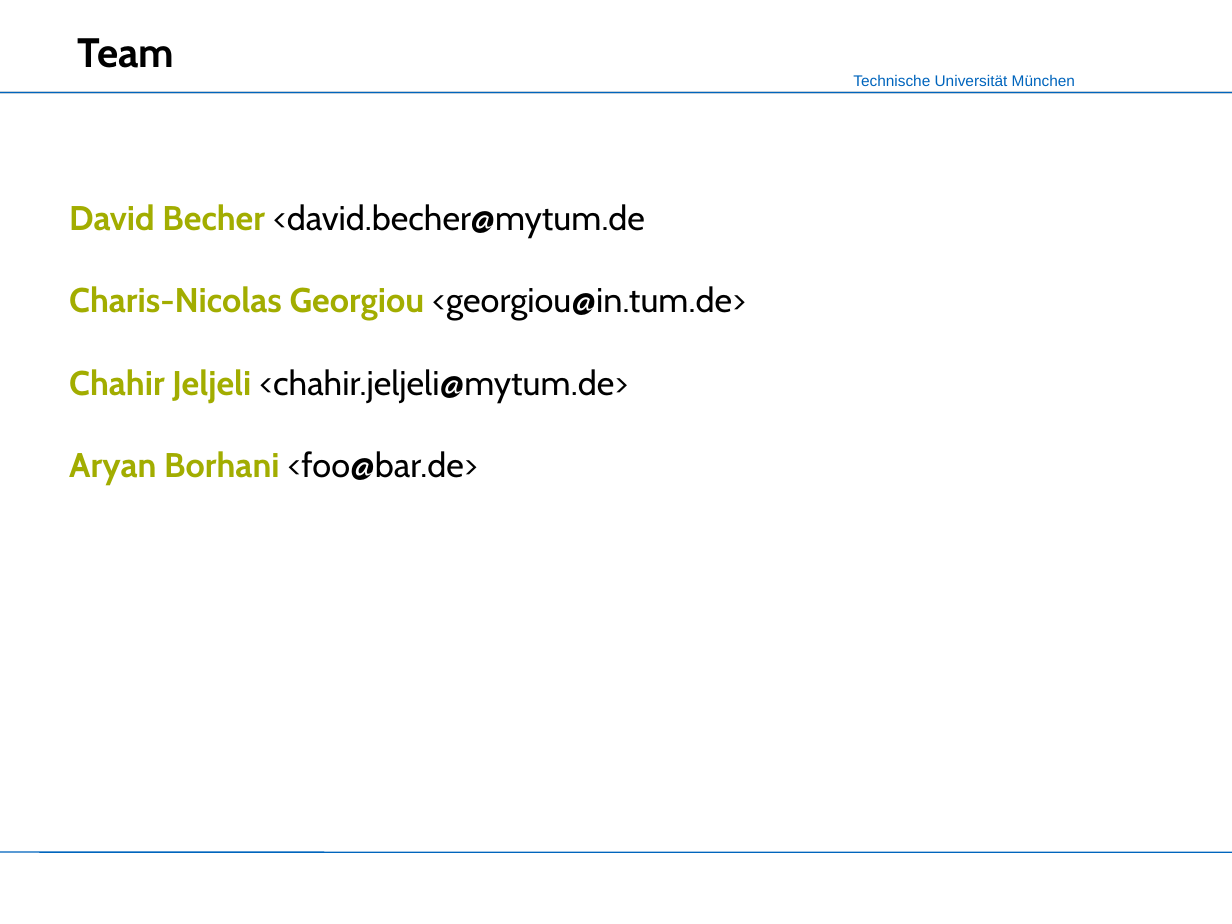
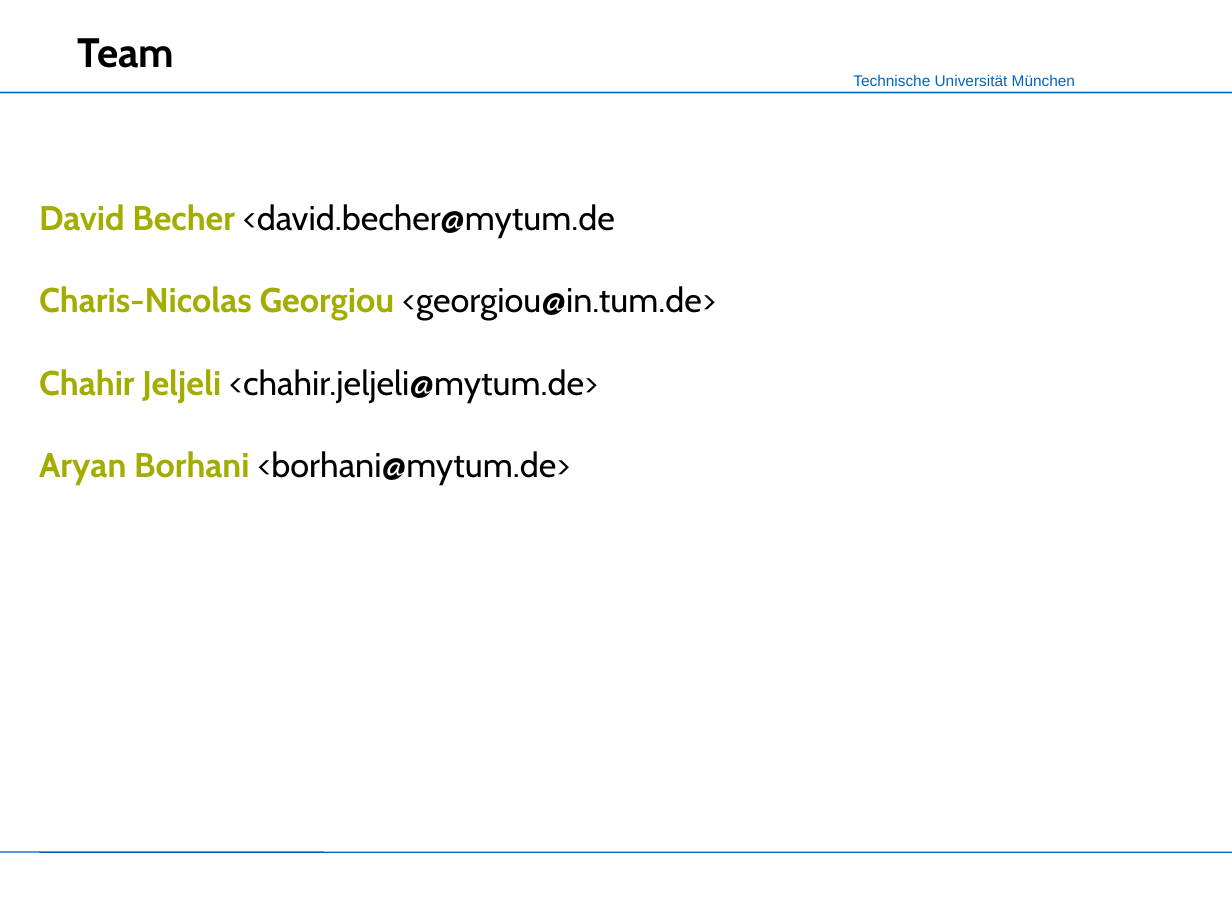
Before and after one commit to mokshasoul/XML-Praktikum, a slide deck: slide 2 of Slides/Slides_CalendarX-1.ppt. Drawn at 1232x924 pixels with LibreOffice and Linux fonts; fonts in the diff are those of the drawing; background and template pictures are left out. Boxes give left, top, right and bottom in pixels: in the first picture for what was removed or moved away, otherwise in the second. Text is boxed around its words. In the diff, an @@ line names an element or a change of style, - is before the commit and + after.

```diff
--- a/Slides/Slides_CalendarX-1.ppt
+++ b/Slides/Slides_CalendarX-1.ppt
@@ text "David Becher <david.becher@mytum.de": place and size @@
-text "David Becher <david.becher@mytum.de" at [69, 204, 746, 485]
+text "David Becher <david.becher@mytum.de" at [39, 204, 716, 485]
@@ text at [39, 451, 571, 485]: text changed; text colour #A2AD00 to #000000; bold off @@
-Aryan Borhani <foo@bar.de>
+Aryan Borhani <borhani@mytum.de>
```
Also in this commit, not shown: 11 other slides changed, 7 slides added, 5 slides removed.
